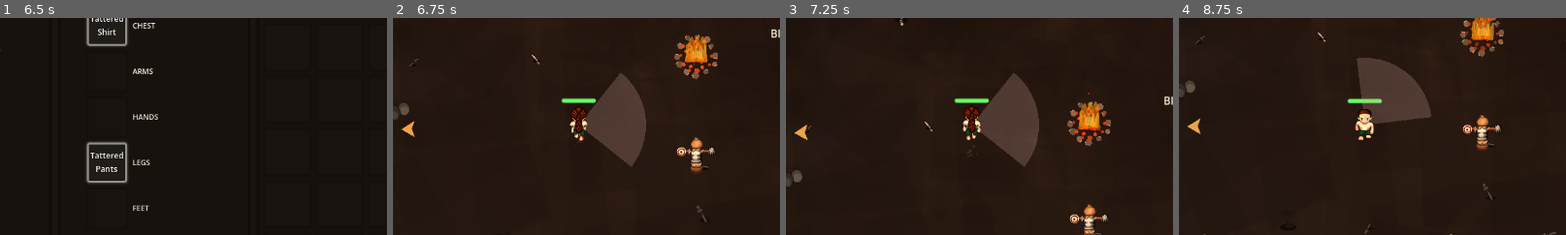
Above: before the commit, frames 1-4 (left to right).
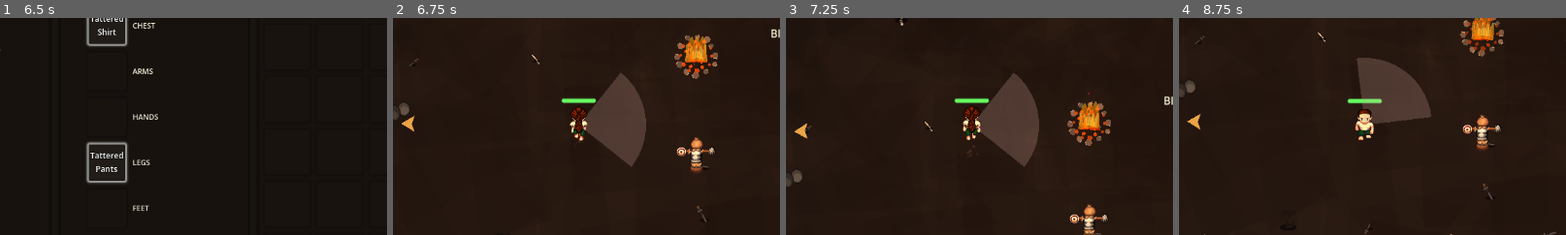
Above: after the commit, the same moments.

Repository: crimes86/godot-combat-game
Game: Godot game, scene res://main.tscn
Same seed, same stepped clock (60 frames per second), same inputs: the game is played once before the commit and once after it. This scene is started directly instead of the project's main scene. Sound files missing from this copy of the repository are replaced by a short silence.
Inputs (mouse positions are % of the whole screen's width and height, from its top left):
- Up to frame 1 (6.5 s): tap Enter at 0.5, 5 s; move the mouse to (72, 45) at 0.52 s; hold D (move_right) 0.53-1.25 s; hold F 0.53-1.25 s; click (72, 45) at 0.67 s; drag from (30, 55) to (53, 50) at 1.27 s; move the mouse to (60, 28) at 2.02 s; hold D (move_right) 2.03-2.75 s; tap C at 2.1 s; tap Space at 2.75 s; drag from (45, 70) to (66, 50) at 2.77 s; move the mouse to (80, 65) at 3.52 s; hold A (move_left) 3.53-4.25 s; tap G at 3.6 s; drag from (20, 35) to (65, 73) at 4.27 s; move the mouse to (55, 50) at 5.02 s; hold S (move_down) 5.03-5.75 s; hold F 5.03-5.75 s; click (55, 50) at 5.17 s; drag from (35, 25) to (50, 50) at 5.77 s
- Up to frame 2 (6.75 s): tap Space at 6.5 s; move the mouse to (72, 45) at 6.52 s; hold W (move_up) from 6.53 s (still down); tap C at 6.6 s
- Up to frame 3 (7.25 s): keep holding W (move_up)
- Up to frame 4 (8.75 s): release W (move_up) at 7.25 s; drag from (30, 55) to (45, 70) at 7.27 s; tap Enter at 8 s; move the mouse to (60, 28) at 8.02 s; hold S (move_down) from 8.03 s (still down); tap G at 8.1 s
The pictures show only the part of the screen within x 26-76%, y 25-75%; the shares and areas given below are measured in that part.

Frame 1 is identical in both runs. In frame 2, 0.2% of the frame differs, in the area x 2-6%, y 45-55%; in frame 3, less than 0.1%; in frame 4, 0.2%.

Commit message:
Fix duplicate player spawning in multiplayer
- Added @rpc annotation to spawn_player function
- Added duplicate spawn prevention checks
- Deferred initial spawn to ensure world is loaded
- Fixed logic to only spawn each player once

Diff:
--- a/scripts/game_world.gd
+++ b/scripts/game_world.gd
@@ -3505,23 +3505,27 @@
 
 	# If we're already connected (came from menu), spawn players
 	if multiplayer.has_multiplayer_peer():
-		print("Multiplayer active - spawning players")
-		_spawn_initial_players()
+		print("Multiplayer active - will spawn players after world loads")
+		# Delay spawn to ensure world is ready
+		call_deferred("_spawn_initial_players")
 
 func _spawn_initial_players():
 	"""Spawn all connected players"""
-	# Always spawn local player first
+	# Only spawn local player
 	var my_id = multiplayer.get_unique_id()
-	spawn_player(my_id)
-
-	# If we're the server, notify others
+
+	# Check if not already spawned
+	if not players.has(my_id):
+		spawn_player(my_id)
+		print("Initial spawn for player %d" % my_id)
+
+	# Server handles spawning for connected players
 	if multiplayer.is_server():
-		print("Server: Broadcasting player spawn")
-		# Get all connected players from NetworkManager
 		var connected = NetworkManager.get_player_list()
 		for player_id in connected:
-			if player_id != my_id:
+			if player_id != my_id and not players.has(player_id):
 				spawn_player(player_id)
+				print("Server spawning connected player %d" % player_id)
 
 func _on_player_connected(id: int):
 	"""Handle new player connection"""
@@ -3540,6 +3544,7 @@
 	print("Player %d disconnected - removing" % id)
 	despawn_player(id)
 
+@rpc("authority", "call_local", "reliable")
 func spawn_player(id: int, spawn_pos: Vector2 = Vector2.ZERO):
 	"""Spawn a player (local or remote)"""
 	if players.has(id):
